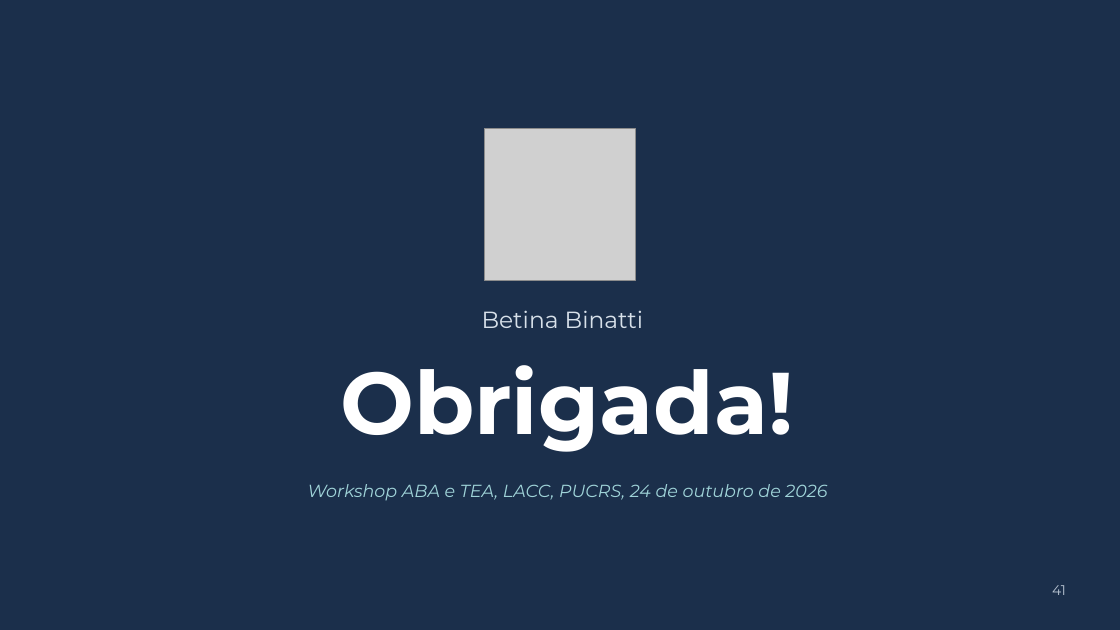
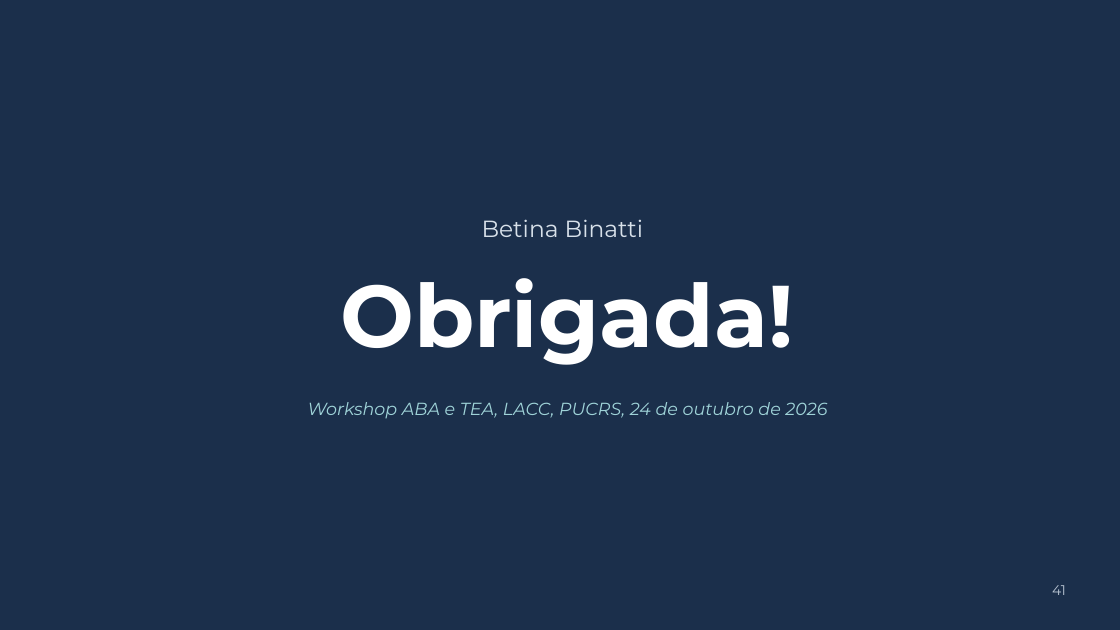
Before and after one commit to betinabinatti/CORE_WORKSHOP_ABA_TEA.md, a slide deck: slide 51 of workshop-aba-tea-lacc/apresentacao/Apresentacao_Workshop_ABA_TEA.pptx. Drawn at 1120x630 pixels with LibreOffice and Linux fonts; fonts in the diff are those of the drawing; grey boxes stand for pictures. Boxes give left, top, right and bottom in pixels: in the first picture for what was removed or moved away, otherwise in the second. Text is boxed around its words. In the diff, an @@ line names an element or a change of style, - is before the commit and + after.

```diff
--- a/workshop-aba-tea-lacc/apresentacao/Apresentacao_Workshop_ABA_TEA.pptx
+++ b/workshop-aba-tea-lacc/apresentacao/Apresentacao_Workshop_ABA_TEA.pptx
@@ picture removed at <box>484,129,636,281</box> @@
@@ text "Betina Binatti": place and size @@
-text "Betina Binatti" at <box>482,310,643,328</box>
+text "Betina Binatti" at <box>482,219,643,237</box>
@@ text "Obrigada!": place and size @@
-text "Obrigada!" at <box>340,365,793,452</box>
+text "Obrigada!" at <box>340,278,793,365</box>
@@ text "Workshop ABA e TEA, LACC, ...": place and size @@
-text "Workshop ABA e TEA, LACC, ..." at <box>308,484,827,501</box>
+text "Workshop ABA e TEA, LACC, ..." at <box>308,402,827,419</box>
```
Also in this commit, not shown: 1 other slide changed, 6 other files.
